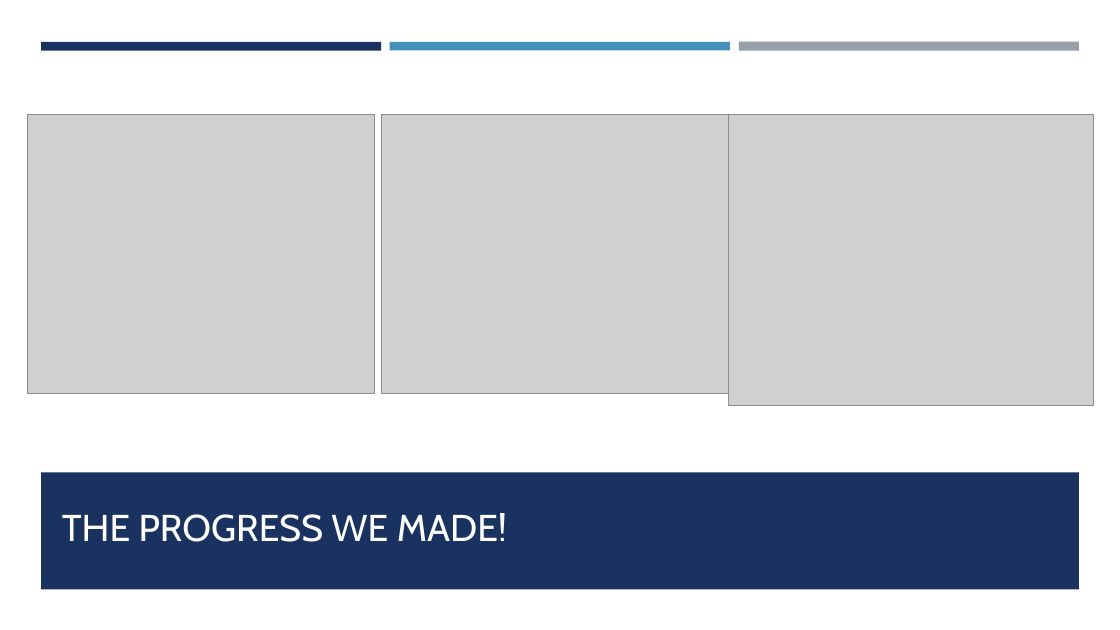
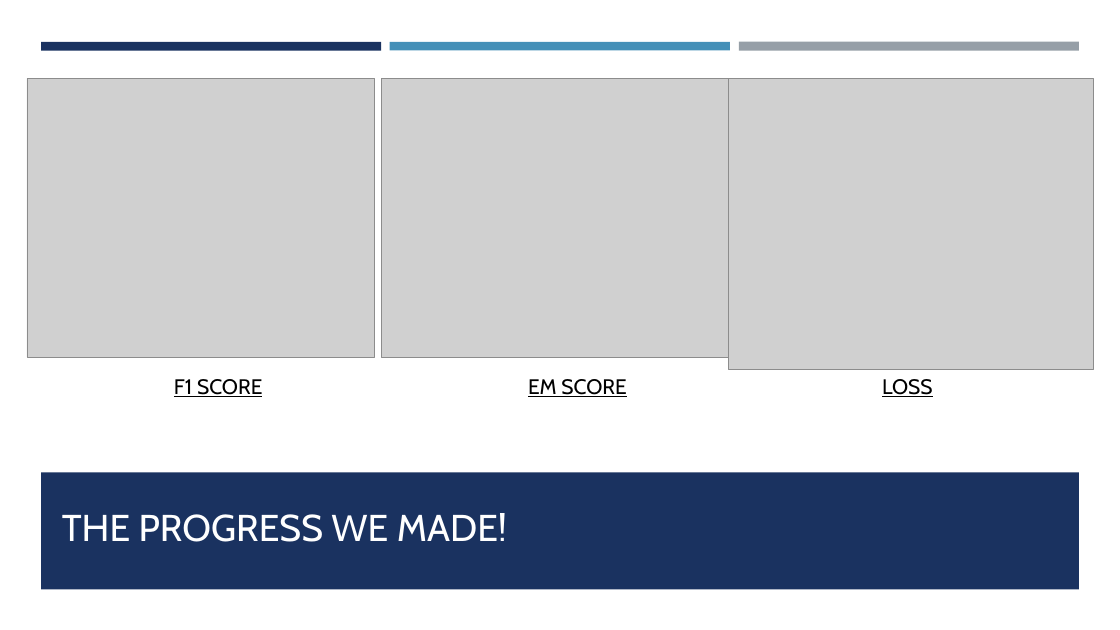
Before and after one commit to nameinmaking/Archie-A-Natural-Language-Question-Answering-Software, a slide deck: slide 7 of Archie - Project Presentaion.pptx. Drawn at 1120x630 pixels with LibreOffice and Linux fonts; fonts in the diff are those of the drawing; grey boxes stand for pictures. Boxes give left, top, right and bottom in pixels: in the first picture for what was removed or moved away, otherwise in the second. Text is boxed around its words. In the diff, an @@ line names an element or a change of style, - is before the commit and + after.

Commit message:
ppt update

```diff
--- a/Archie - Project Presentaion.pptx
+++ b/Archie - Project Presentaion.pptx
@@ 3 pictures moved together from (x1=27, y1=115, x2=1094, y2=406) to (x1=27, y1=78, x2=1094, y2=369) @@
@@ text added at (x1=174, y1=379, x2=262, y2=397), 18 pt, text #000000, underline @@
+F1 SCORE
@@ text added at (x1=528, y1=379, x2=626, y2=397), 18 pt, text #000000, underline @@
+EM SCORE
@@ text added at (x1=882, y1=379, x2=933, y2=397), 18 pt, text #000000, underline @@
+LOSS
```
Also in this commit, not shown: 1 other slide changed.
